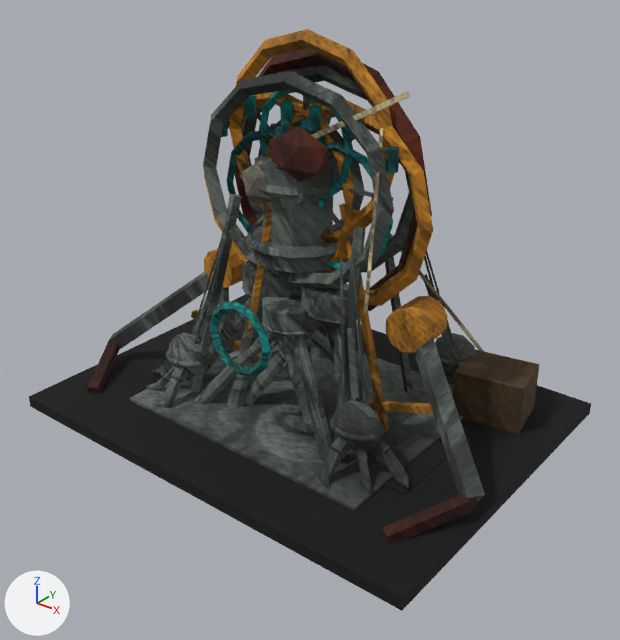
The Blender file pilots/map-rebuild-spike/landmarks/low-orbit/low-orbit-landmarks.blend as it was, and as the next commit left it.
Before and after are seen from a 50 mm camera at (8.71, -10.83, 8.62) aimed at (0.41, -0.45, 2.18). Arrows for +X, +Y and +Z are at lower left; the lights stay in place. The older version comes first.

Names of what the first picture shows: 'claw-carcass-rig', 'east-scaffold-handhold-frame', 'north-debris-catcher', 'south-return-beacon', 'west-scaffold-handhold-frame'.
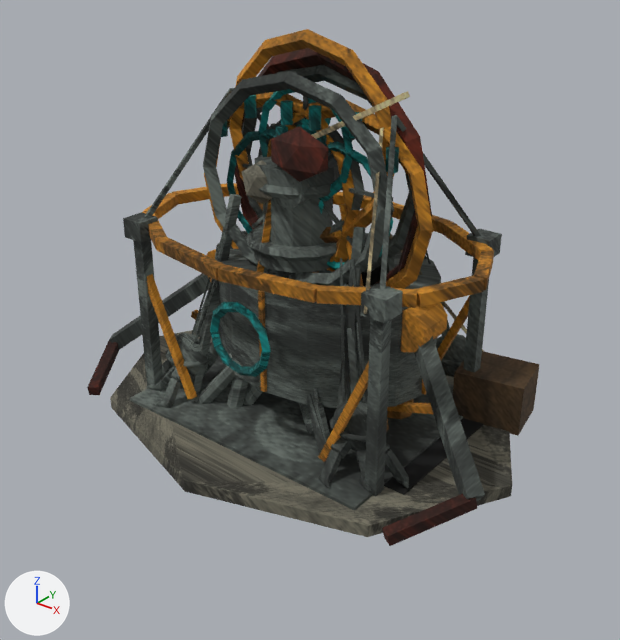
What differs and where, as boxes [x1, y1, x2, y2] in the pictures (620 x 640 px):
'claw-carcass-rig', reshaped (19% narrower, 12% shorter): before [29, 48, 591, 611]; after [87, 48, 540, 546]
part 1 of me_claw_carcass_rig_mesh, added: after [110, 330, 512, 537]
part 2 of me_claw_carcass_rig_mesh, added: after [421, 380, 427, 395]
part 3 of me_claw_carcass_rig_mesh, added: after [258, 290, 267, 392]
part 4 of me_claw_carcass_rig_mesh, added (brown): after [442, 221, 493, 260]
part 5 of me_claw_carcass_rig_mesh, added: after [142, 212, 167, 250]
part 6 of me_claw_carcass_rig_mesh, added (brown): after [317, 285, 417, 308]
part 7 of me_claw_carcass_rig_mesh, added: after [133, 239, 163, 389]
part 8 of me_claw_carcass_rig_mesh, added: after [123, 212, 158, 242]
part 9 of me_claw_carcass_rig_mesh, added: after [365, 319, 392, 496]
part 10 of me_claw_carcass_rig_mesh, added: after [361, 284, 403, 323]
part 11 of me_claw_carcass_rig_mesh, added: after [463, 257, 489, 373]
part 12 of me_claw_carcass_rig_mesh, added: after [465, 229, 502, 257]
part 13 of me_claw_carcass_rig_mesh, added (mostly hidden): after [387, 399, 414, 419]
part 14 of me_claw_carcass_rig_mesh, reshaped: before [29, 294, 591, 611]; after [143, 88, 494, 462]

Diff of the bpy script that builds the scene:
```diff
--- a/pilots/map-rebuild-spike/landmarks/low-orbit/low-orbit-landmarks.blend.py
+++ b/pilots/map-rebuild-spike/landmarks/low-orbit/low-orbit-landmarks.blend.py
@@ me_claw_carcass_rig_mesh @@
-me_claw_carcass_rig_mesh.from_pydata(...)  # 2976 vertices, 2168 faces; spans x -4.25..4.25, y -3.2..3.2, z 0.0..6.63
+me_claw_carcass_rig_mesh.from_pydata(...)  # 3352 vertices, 2458 faces; spans x -4.25..4.25, y -3.2..3.2, z 0.0..6.63
+# me_claw_carcass_rig_mesh part 1: a new loose piece, an 8-sided cylinder along z spanning x -4.2..4.2, y -3.2..3.2, z 0.0..0.22, in mat_low_orbitlandmarkpackmaterial (picture img_low_orbitlandmarkatlas)
+# me_claw_carcass_rig_mesh part 2: a new loose piece, a box spanning x 2.165..2.255, y 0.405..0.495, z 0.99..2.88, in mat_low_orbitlandmarkpackmaterial (picture img_low_orbitlandmarkatlas)
+# me_claw_carcass_rig_mesh part 3: a new loose piece, a box spanning x -0.045..0.045, y -1.255..-1.165, z 0.99..2.88, in mat_low_orbitlandmarkpackmaterial (picture img_low_orbitlandmarkatlas)
+# me_claw_carcass_rig_mesh part 4: the loose piece of 8 vertices spanning x 3.25..4.2, y -2.42..-1.08, z 0.16..0.68 is copied, and the copy is multiplied about its middle by the matrix ((-0.023, 0.973, 0.184), (-0.983, -0.001, -0.118), (-0.116, -0.185, 0.966)), then moved by (-1.47, 3.2, 3.08); it spans x 1.6..2.91, y 0.98..1.92, z 3.4..3.6
+# me_claw_carcass_rig_mesh part 5: the loose piece of 8 vertices spanning x -4.2..-3.25, y -2.42..-1.08, z 0.16..0.68 is copied, and the copy is multiplied about its middle by the matrix ((0.884, -0.405, -0.184), (0.43, 0.884, 0.118), (0.116, -0.185, 0.966)), then moved by (1.47, 0.3, 3.08); it spans x -2.91..-1.6, y -1.92..-0.98, z 3.4..3.6
+# me_claw_carcass_rig_mesh part 6: the loose piece of 8 vertices spanning x 3.25..4.2, y -2.42..-1.08, z 0.16..0.68 is copied, and the copy is multiplied about its middle by the matrix ((-0.884, -0.405, -0.184), (0.43, -0.884, -0.118), (-0.116, -0.185, 0.966)), then moved by (-1.47, 0.3, 3.08); it spans x 1.6..2.91, y -1.92..-0.98, z 3.4..3.6
+# me_claw_carcass_rig_mesh part 7: a new loose piece, a box spanning x -2.66..-2.44, y -1.61..-1.39, z 0.22..3.5, in mat_low_orbitlandmarkpackmaterial (picture img_low_orbitlandmarkatlas)
+# me_claw_carcass_rig_mesh part 8: a new loose piece, a box spanning x -2.76..-2.34, y -1.71..-1.29, z 3.32..3.67, in mat_low_orbitlandmarkpackmaterial (picture img_low_orbitlandmarkatlas)
+# me_claw_carcass_rig_mesh part 9: a new loose piece, a box spanning x 2.44..2.66, y -1.61..-1.39, z 0.22..3.5, in mat_low_orbitlandmarkpackmaterial (picture img_low_orbitlandmarkatlas)
+# me_claw_carcass_rig_mesh part 10: a new loose piece, a box spanning x 2.34..2.76, y -1.71..-1.29, z 3.32..3.67, in mat_low_orbitlandmarkpackmaterial (picture img_low_orbitlandmarkatlas)
+# me_claw_carcass_rig_mesh part 11: a new loose piece, a box spanning x 2.44..2.66, y 1.39..1.61, z 0.22..3.5, in mat_low_orbitlandmarkpackmaterial (picture img_low_orbitlandmarkatlas)
+# me_claw_carcass_rig_mesh part 12: a new loose piece, a box spanning x 2.34..2.76, y 1.29..1.71, z 3.32..3.67, in mat_low_orbitlandmarkpackmaterial (picture img_low_orbitlandmarkatlas)
+# me_claw_carcass_rig_mesh part 13: a new loose piece, an 8-sided cylinder along z spanning x 1.35..1.95, y 0.2..0.8, z 0.39..1.49, in mat_low_orbitlandmarkpackmaterial (picture img_low_orbitlandmarkatlas)
+# me_claw_carcass_rig_mesh part 14: 8 vertices removed from x -4.2..4.2, y -3.2..3.2, z 0.0..0.22; 192 vertices added at x -3.39..3.39, y -2.22..2.22, z 0.37..5.77
+# other edits to the shape of me_claw_carcass_rig_mesh do not show in these pictures
 me_claw_carcass_rig_mesh.materials.append(mat_low_orbitlandmarkpackmaterial)
```
